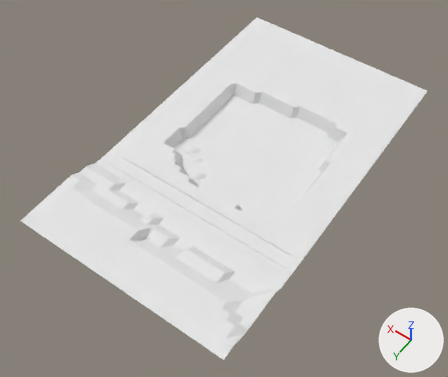
Before and after pictures for a commit that changed the Blender file field.blend.
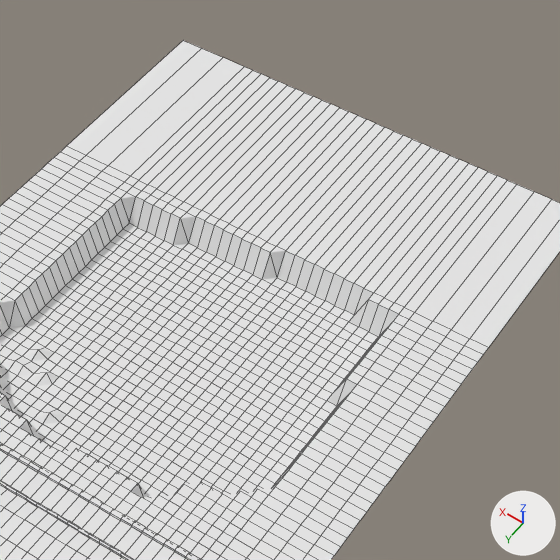
Old and new are each drawn whole from a camera (50 mm lens) standing at (-40.4, 65.7, 86.2) and looking at (0.2, 8.8, -3.0) and again close up on the part from 40% to 93% of the width and 0% to 63% of the height. Arrows for +X, +Y and +Z are at lower right; the lights stay in place. The close-ups show mesh edges as thin lines.
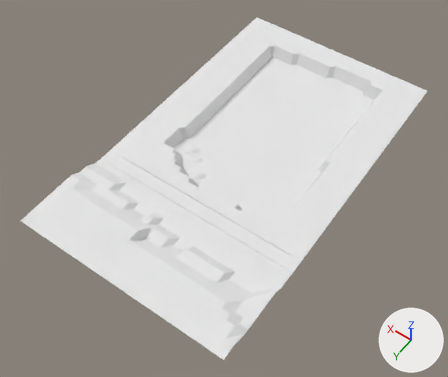
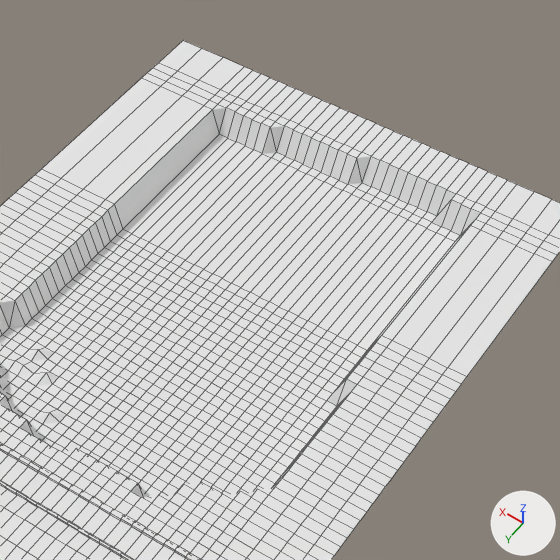
Changed parts and their boxes (x1, y1, x2, y2) in the close-ups (560 x 560 px; the box of a moved part takes in the faces that stretch with it):
part 1 of me_plane, moved or reshaped: (42, 40, 560, 377) in both

The change in detail:
me_plane has 1938 vertices, 1854 faces and spans x -1.38..1.4, y -2.19..2.56, z 0.0..0.32.
me_plane is used by ob_plane; location (0.0, 0.0, -1.44); scale (14.7, 14.7, 14.7).
me_plane part 1: all 152 vertices in x -1.38..1.4, y -0.94..-0.75, z 0.0..0.16 are moved by (0.0, -0.97, 0.0).
